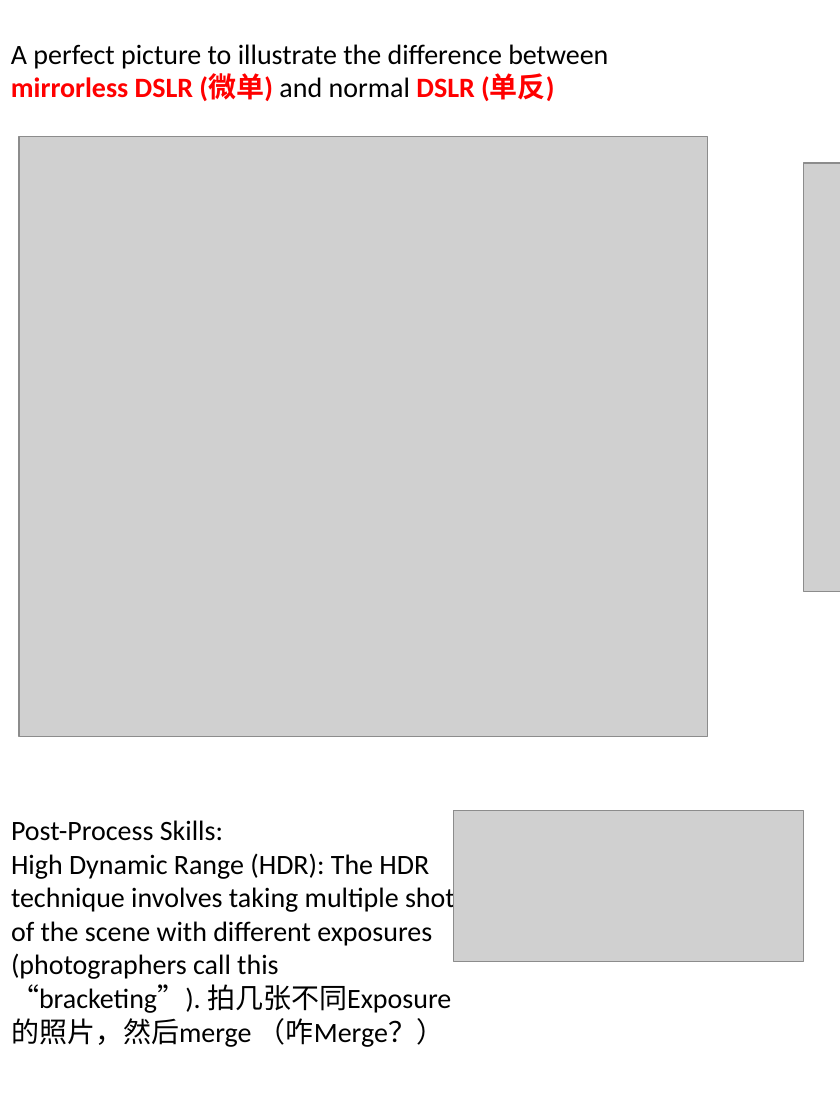
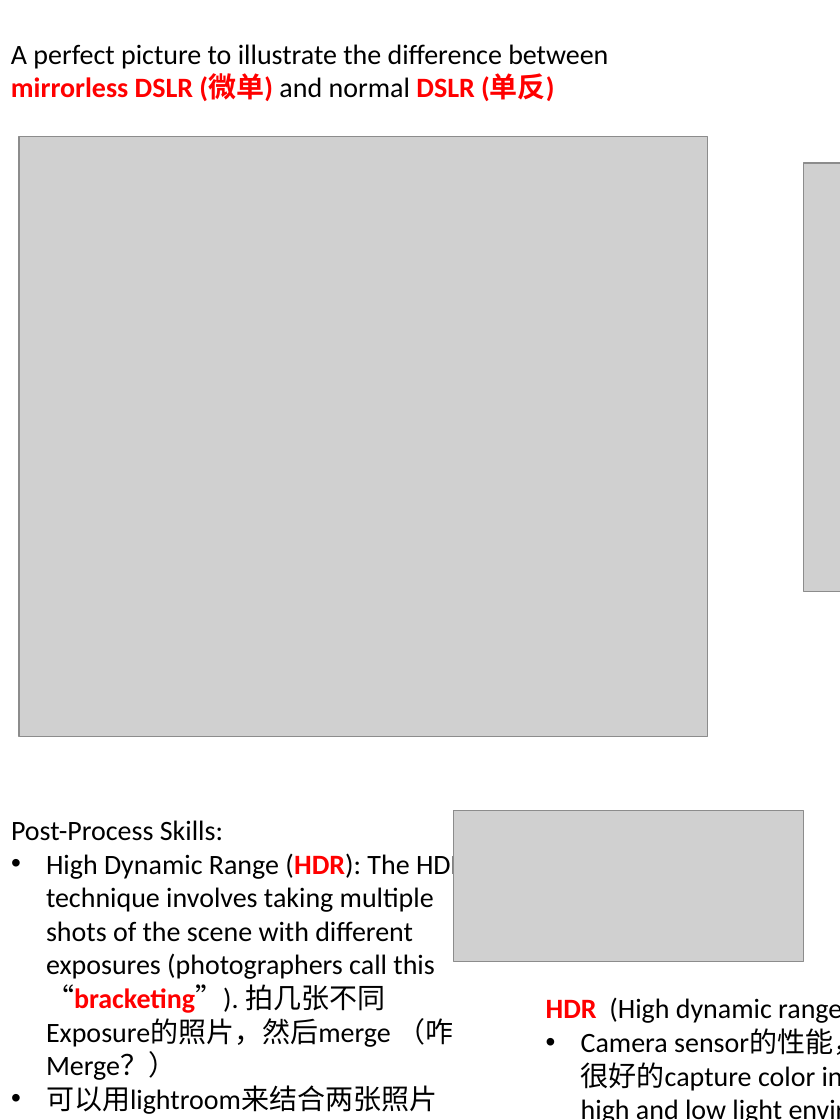
Before and after one commit to legend507/CommonSense, a slide deck: slide 2 of [BeAPhotographer].pptx. Drawn at 840x1120 pixels with LibreOffice and Linux fonts; fonts in the diff are those of the drawing; grey boxes stand for pictures. Boxes give left, top, right and bottom in pixels: in the first picture for what was removed or moved away, otherwise in the second. Text is boxed around its words. In the diff, an @@ line names an element or a change of style, - is before the commit and + after.

Commit message:
add knowledge
- photo
add stop and histogram meaning

```diff
--- a/[BeAPhotographer].pptx
+++ b/[BeAPhotographer].pptx
@@ text at bbox=[46, 850, 466, 1080]: text colour #000000 to #FF0000, bold on in "(HDR): “bracketing”)."; bullet none to • @@
@@ text added at bbox=[546, 998, 840, 1120], 18 pt, text #000000 @@
+HDR (High dynamic range)
+• Camera sensor的性能，能否很好的capture color in both high and low light environment
@@ text at bbox=[46, 1085, 437, 1114]: paragraph added @@
+• 可以用lightroom来结合两张照片
```
Also in this commit, not shown: 1 other slide changed.
